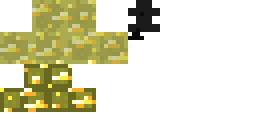
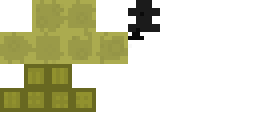
Two versions of the same layered image (256×128). Layer-by-layer changes:
removed layer "Capa 5" (was 50%) over [0, 0, 128, 64]
removed layer "Capa 3" over [0, 60, 96, 112]
